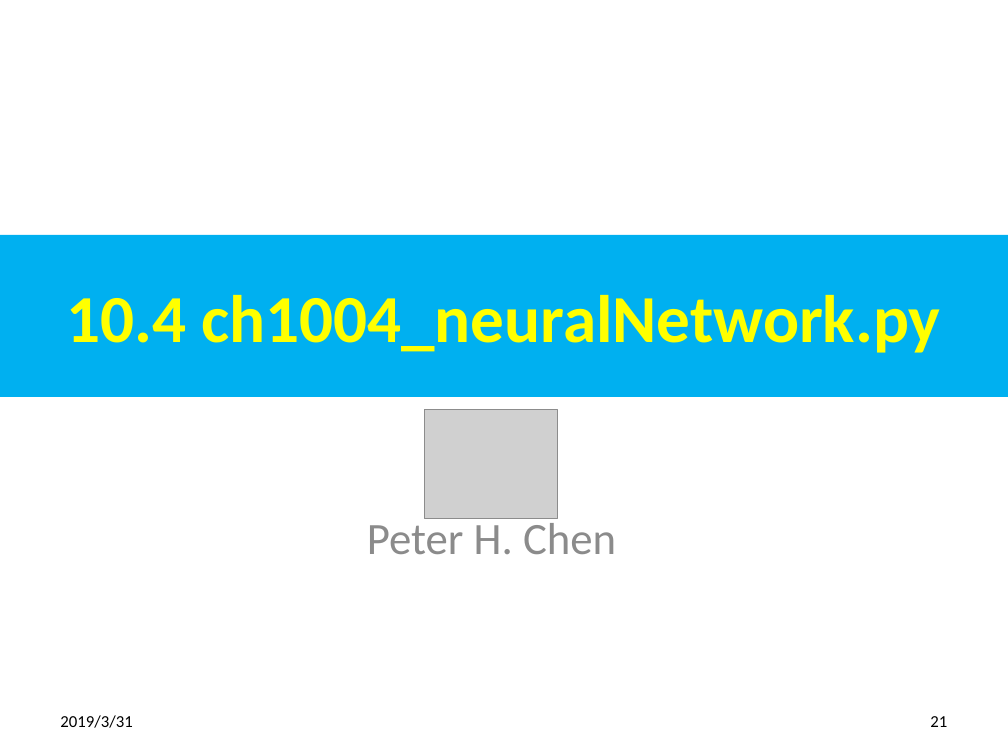
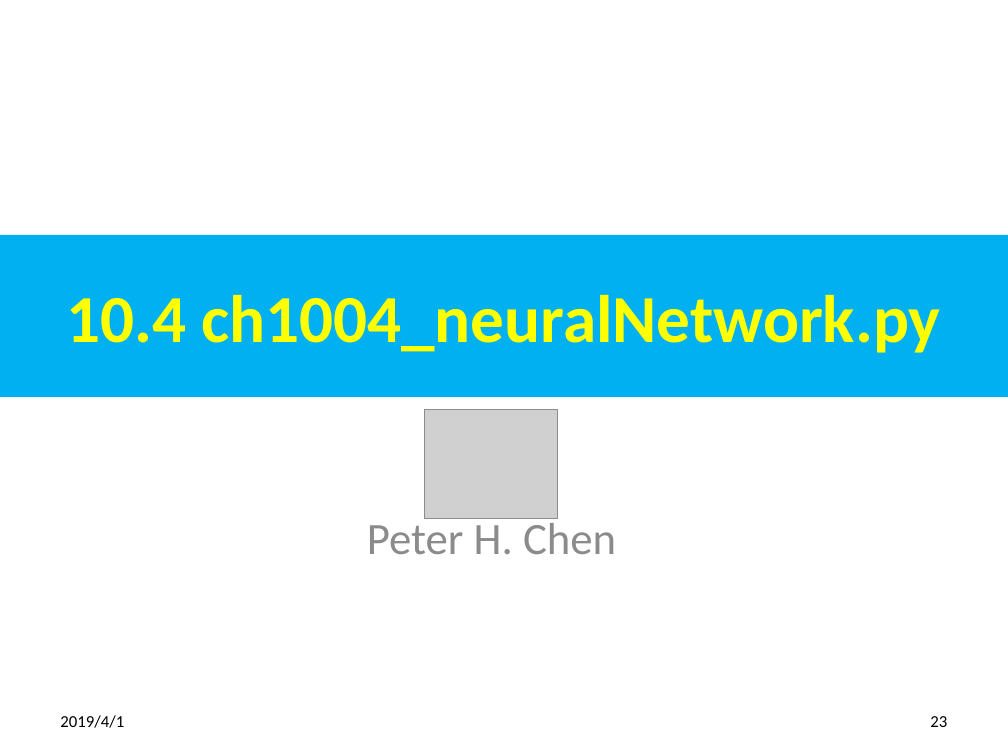
Before and after one commit to peterhchen/100-TensorFlow-DeepLearning-Basic, a slide deck: slide 23 of ch10_DataModel/ch10_Proj_Number-Guesser/ch10_Number_Guesser.pptx (slide 21 before the commit). Drawn at 1008x756 pixels with LibreOffice and Linux fonts; fonts in the diff are those of the drawing; grey boxes stand for pictures. Boxes give left, top, right and bottom in pixels: in the first picture for what was removed or moved away, otherwise in the second. Text is boxed around its words. In the diff, an @@ line names an element or a change of style, - is before the commit and + after.

```diff
--- a/ch10_DataModel/ch10_Proj_Number-Guesser/ch10_Number_Guesser.pptx
+++ b/ch10_DataModel/ch10_Proj_Number-Guesser/ch10_Number_Guesser.pptx
@@ text at [60,715,124,728]: text changed @@
-2019/3/31
+2019/4/1
@@ page number at [930,716,947,727]: text changed @@
-21
+23
```
Also in this commit, not shown: 24 other slides changed, 2 slides added.
